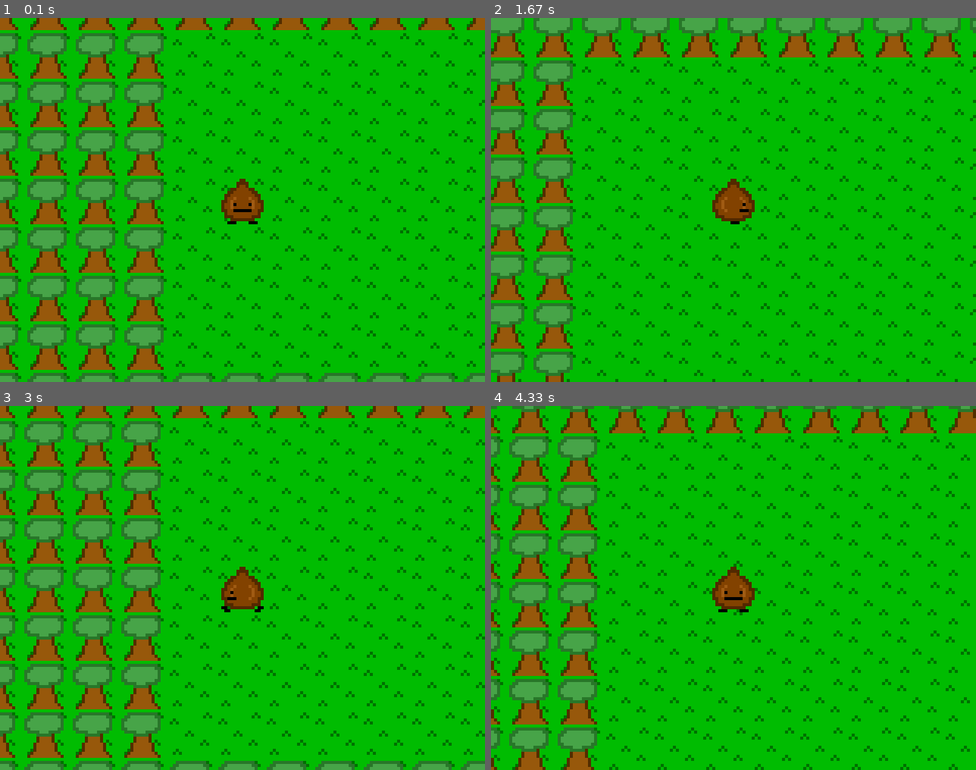
Above: before the commit, frames 1-4 (two rows, left to right).
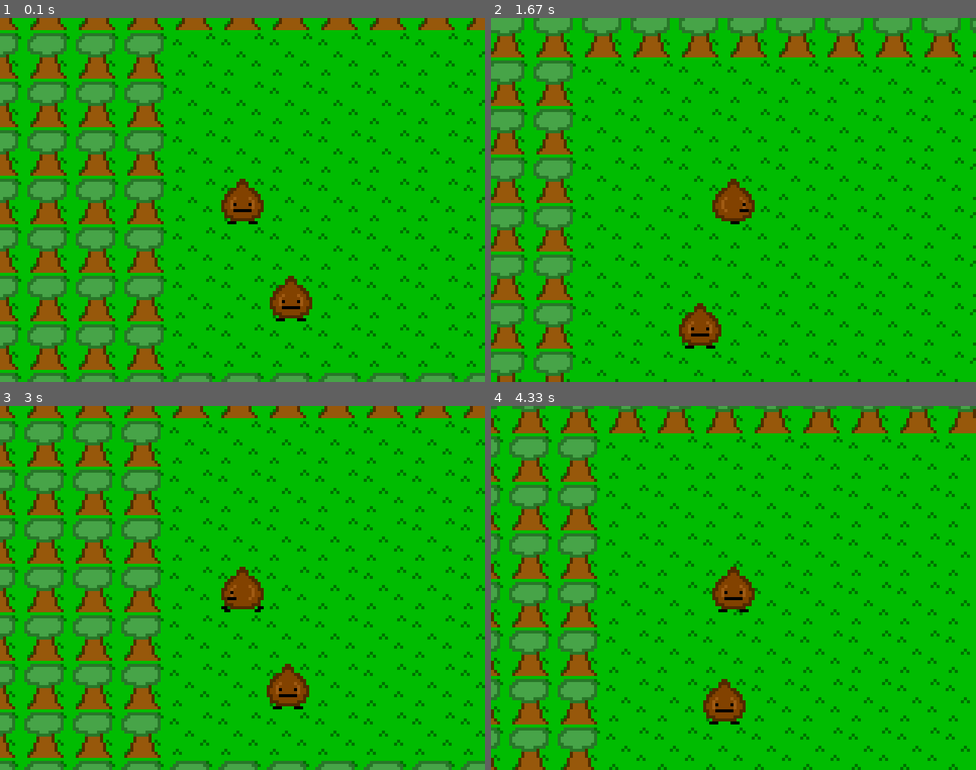
Above: after the commit, the same moments.

Repository: Touchcreator/pygame-rpg
Game: pygame game, started from main.py
Two runs of this game, one before a commit and one after it. Both use one fixed random seed, a clock stepped at 60 frames per second and the inputs below.
Inputs:
- Up to frame 1 (0.1 s): no input
- Up to frame 2 (1.67 s): hold Right 0.33-0.8 s; hold Up 0.83-1.13 s; hold Right 1.17-1.63 s
- Up to frame 3 (3 s): hold Left 1.67-2.2 s; hold Down 2.23-2.53 s; hold Left 2.57-2.97 s
- Up to frame 4 (4.33 s): hold Up 3-3.37 s; hold Right 3.4-4.03 s; hold Down from 4.07 s (still down)

The runs differ from the first frame. In frame 1, 0.8% of the frame differs, in the area x 55-65%, y 70-84%; in frame 2, 0.8%; in frame 3, 0.8%; in frame 4, 0.8%.

Commit message:
better buildimg, y sorting

Diff:
--- /dev/null
+++ b/assets/maps/mapalt.txt
@@ -0,0 +1,17 @@
+1 1 1 1 1 1 1 1 1 1 1 1 1 1 1 1 1 1 1 1 1 1
+1 1 1 1 1 1 1 1 1 1 1 1 1 1 1 1 1 1 1 1 1 1
+1 1 1 1 1 1 1 1 1 1 1 1 1 1 1 1 1 1 1 1 1 1
+1 1 1 1 1 1 1 1 1 1 1 1 1 1 1 1 1 1 1 1 1 1
+1 1 1 1 1 0 0 0 0 0 0 0 0 0 0 0 0 1 1 1 1 1
+1 1 1 1 1 0 0 0 0 0 0 0 0 0 0 0 0 1 1 1 1 1
+1 1 1 1 1 0 0 0 0 0 0 0 0 0 0 0 0 1 1 1 1 1
+1 1 1 1 1 0 0 0 0 0 0 0 0 0 0 0 0 1 1 1 1 1
+1 1 1 1 1 0 1 1 0 1 1 1 0 1 0 1 0 1 1 1 1 1
+1 1 1 1 1 0 1 0 1 0 1 0 0 1 1 1 0 1 1 1 1 1
+1 1 1 1 1 0 1 1 0 1 1 1 0 1 0 1 0 1 1 1 1 1
+1 1 1 1 1 0 0 0 0 0 0 0 0 0 0 0 0 1 1 1 1 1
+1 1 1 1 1 0 0 0 0 0 0 0 0 0 0 0 0 1 1 1 1 1
+1 1 1 1 1 1 1 1 1 1 1 1 1 1 1 1 1 1 1 1 1 1
+1 1 1 1 1 1 1 1 1 1 1 1 1 1 1 1 1 1 1 1 1 1
+1 1 1 1 1 1 1 1 1 1 1 1 1 1 1 1 1 1 1 1 1 1
+1 1 1 1 1 1 1 1 1 1 1 1 1 1 1 1 1 1 1 1 1 1
--- a/pygame_rpg/config.py
+++ b/pygame_rpg/config.py
@@ -7,6 +7,7 @@
 
 # DEBUG
 DEBUG_IMG_ON = False
+DEBUG_PLAYER = False
 
 
 
@@ -18,6 +19,9 @@
 NUT_ASSETS = "assets/img/nutv2.png"
 NUT_STILL = "assets/img/nutstill.png"
 
-#if DEBUG_IMG_ON:
-#    TILES_PATH = "assets/img/debug/tilesdebug.png"
- #   NUT_ASSETS = "assets/img/debug/nutboxguide.png"
+if DEBUG_IMG_ON:
+    TILES_PATH = "assets/img/debug/tilesdebug.png"
+    NUT_ASSETS = "assets/img/debug/nutboxguide.png"
+
+if DEBUG_PLAYER:
+    NUT_ASSETS = "assets/img/debug/nutboxguide.png"
--- a/pygame_rpg/entity/entity.py
+++ b/pygame_rpg/entity/entity.py
@@ -10,6 +10,7 @@
         self.img: pygame.Surface = pygame.image.load(img_path).convert_alpha()
 
     def update(self, event, screen: pygame.Surface, camera: tuple):
+        global displayx, displayy
 
         # update code here
 
@@ -19,5 +20,8 @@
         displayx = self.x - camera[0] -8 + SCREEN_WIDTH / 2
         displayy = self.y - camera[1] -8 + SCREEN_HEIGHT / 2
 
+
+
+    def draw(self, screen):
         if (displayx >= -16 and displayx <= SCREEN_WIDTH) and (displayy >= -16 and displayy <= SCREEN_HEIGHT):
             screen.blit(self.img, (displayx, displayy))
--- a/pygame_rpg/entity/player.py
+++ b/pygame_rpg/entity/player.py
@@ -22,7 +22,7 @@
 class Player(Entity):
 
     def __init__(self, x, y, img_path):
-        super().__init__(x, y, "assets/img/nutv2.png")
+        super().__init__(x, y, img_path)
         self.speed = 1
 
         self.col_box_x = 3
@@ -38,7 +38,7 @@
 
 
     def update(self, event, screen: pygame.Surface, tiles_list):
-        global key_down, key_down_before
+        global key_down, key_down_before, new
 
         if self.frame_count % 5 == 0:
             self.frame += 1
@@ -146,8 +146,6 @@
         new = self.img.subsurface(column * 16, row * 16, 16, 16)
 
 
-        screen.blit(new, (-8 + SCREEN_WIDTH / 2, -8 + SCREEN_HEIGHT / 2))
-
     def update_box_pos(self):
         global box_y, box_x
         box_x = self.x + self.col_box_x
@@ -156,3 +154,7 @@
     def set_direction(self, direction):
         if self.direction != direction:
             self.direction = direction
+
+    def draw(self, screen):
+        global new
+        screen.blit(new, (-8 + SCREEN_WIDTH / 2, -8 + SCREEN_HEIGHT / 2))
--- a/pygame_rpg/entity/tile.py
+++ b/pygame_rpg/entity/tile.py
@@ -9,3 +9,7 @@
         self.collidable = collidable
 
         self.img = self.img.subsurface(img_x, img_y, 16, 16)
+
+    def update(self, event, screen, camera):
+        super().update(event, screen, camera)
+        self.draw(screen)
--- a/pygame_rpg/state/level.py
+++ b/pygame_rpg/state/level.py
@@ -41,7 +41,7 @@
             if tiles.collidable:
                 self.collidable_tiles.append(tiles)
 
-        self.test = Entity(0, 0, "assets/img/nutstill.png")
+        self.test = Entity(7 * TILESIZE, 9 * TILESIZE, "assets/img/nutstill.png")
 
         self.player = Player(TILESIZE * 6, TILESIZE * 7, NUT_ASSETS)
 
@@ -57,8 +57,17 @@
         for tile in self.tiles_obj:
             tile.update(event, screen, (self.player.x, self.player.y))
 
+
         self.test.update(event, screen, (self.player.x, self.player.y))
         self.player.update(event, screen, self.collidable_tiles)
+
+        # ordered drawing
+        sprites = [self.test, self.player]
+
+        sprites.sort(key=lambda y: y.y)
+
+        for sprite in sprites:
+            sprite.draw(screen)
 
         if self.player.x > 200 and not self.changed_scene:
             state_machine.set_state("blue")
Binary file changed: assets/img/debug/nutboxguide.png
Not shown, changed: build.bat
